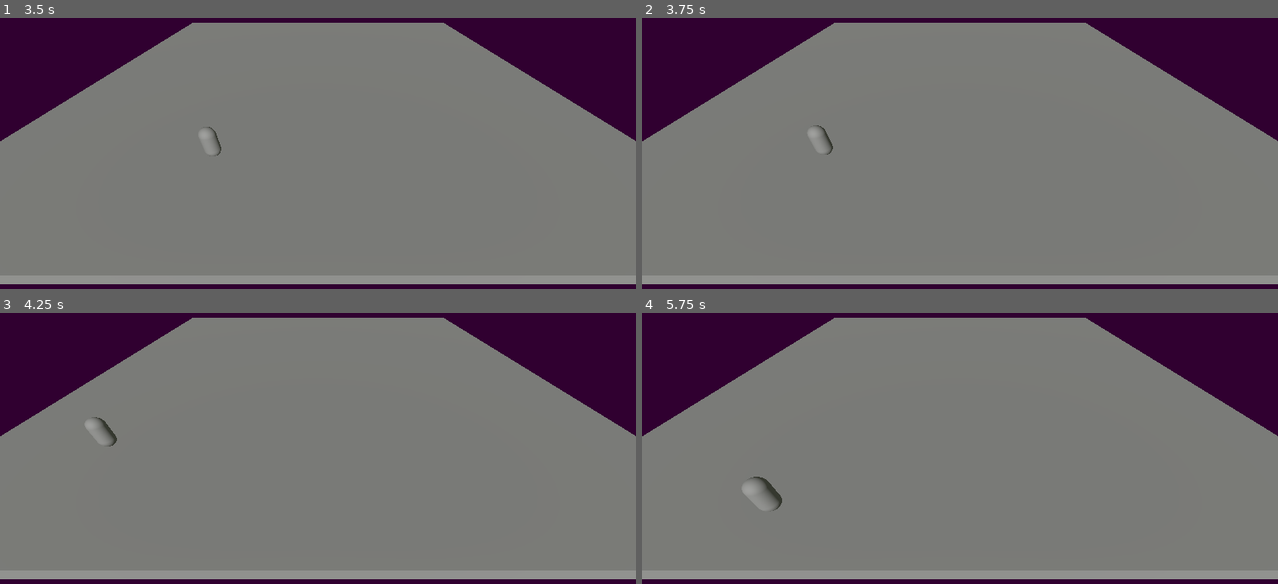
Above: before the commit, frames 1-4 (two rows, left to right).
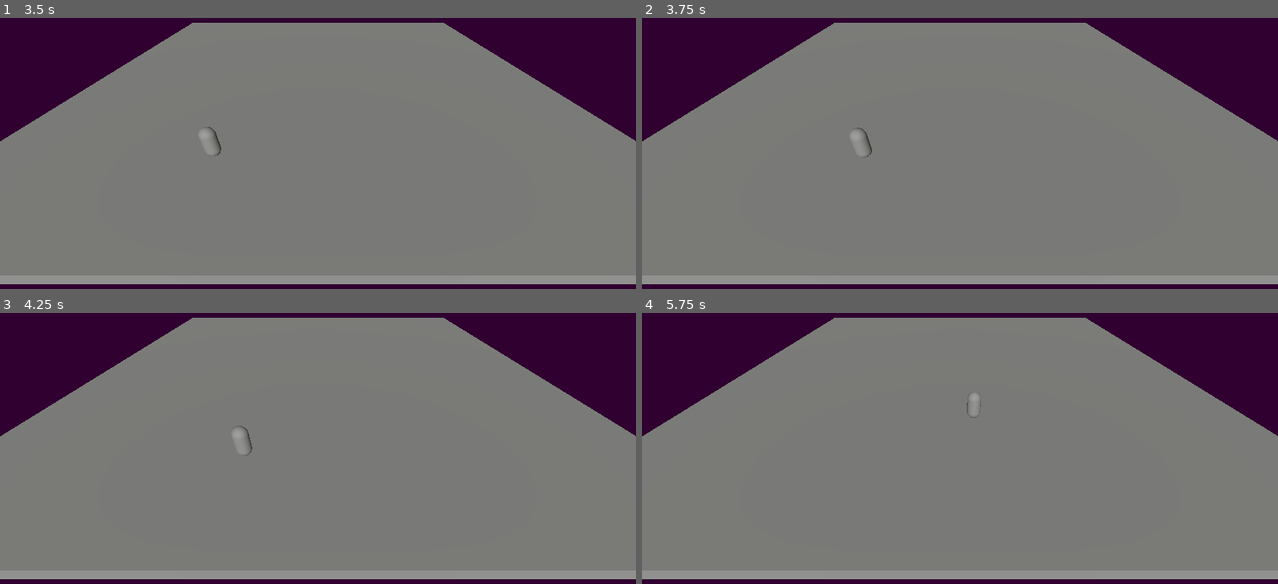
Above: after the commit, the same moments.

Repository: FellowshipOfTheGame/Hotel-Ponte-Negra
Game: Godot game, scene res://scenes/base.tscn
The game is run twice, just before and just after one commit, with the same random seed, the same clock (stepped at 60 frames per second) and the same inputs.
Inputs:
- Up to frame 1 (3.5 s): tap Enter at 0.5 s; hold Up (ui_up) 0.53-2.03 s; hold Left (ui_left) from 2.03 s (still down); tap Space at 2.75 s
- Up to frame 2 (3.75 s): tap Enter at 3.5 s; release Left (ui_left) at 3.53 s; hold Down (ui_down) from 3.53 s (still down)
- Up to frame 3 (4.25 s): keep holding Down (ui_down)
- Up to frame 4 (5.75 s): release Down (ui_down) at 4.28 s; hold Right (ui_right) 4.28-5.03 s; tap Space at 5 s; hold Up (ui_up) from 5.03 s (still down)

Frame 1 is identical in both runs. In frame 2, 0.2% of the frame differs, in the area x 26-37%, y 39-52%; in frame 3, 0.2%; in frame 4, 0.3%, in the area x 15-54%, y 29-74%.

Commit message:
Update Tank Control

Diff:
--- a/scripts/moveTankPlayer.gd
+++ b/scripts/moveTankPlayer.gd
@@ -1,7 +1,7 @@
 extends CharacterBody3D
 
 @export var velocidade:float = 10
-@export var vel_ang:float = 1
+@export var vel_ang:float = 3
 var rad:float = 0
 
 func _process(delta:float)->void:
@@ -11,6 +11,10 @@
 		rad -= 2*PI
 	elif rad < 0:
 		rad += 2*PI
-	var mov = int(Input.is_action_pressed("ui_up")) - int(Input.is_action_pressed("ui_down"))*0.3
-	var movimento = Vector3(sin(rad)*mov, 0, cos(rad)*mov).normalized()*velocidade*delta
+	var mov:float = float(Input.is_action_pressed("ui_up")) - float(Input.is_action_pressed("ui_down"))
+	var movimento:Vector3
+	if(mov < 0):
+		movimento = Vector3(sin(rad)*mov, 0, cos(rad)*mov).normalized()*velocidade*delta*0.3
+	else:
+		movimento = Vector3(sin(rad)*mov, 0, cos(rad)*mov).normalized()*velocidade*delta
 	position += movimento
